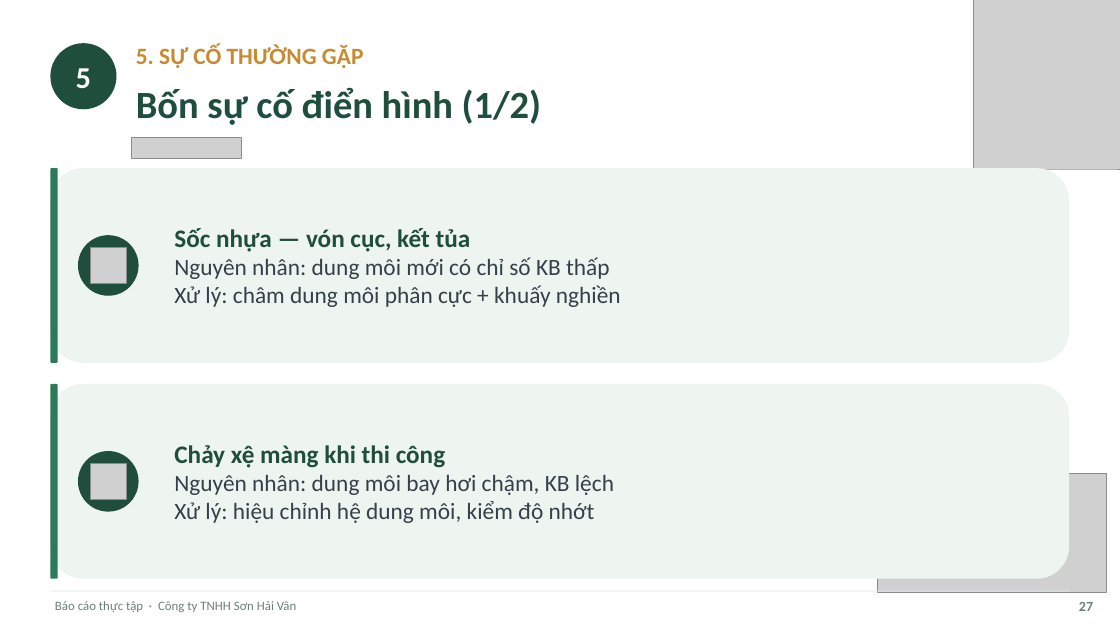
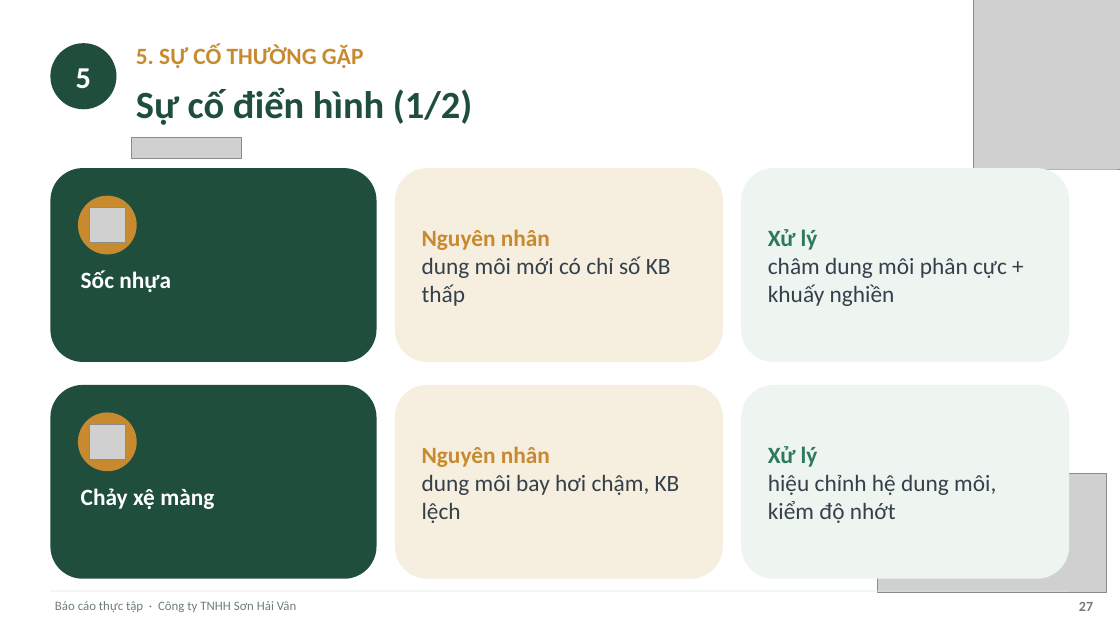
Before and after one commit to tranconcoder/pubic-resources, a slide deck: slide 27 of SuHeo/Báo cáo thực tập - Sơn Hải Vân.pptx. Drawn at 1120x630 pixels with LibreOffice and Linux fonts; fonts in the diff are those of the drawing; grey boxes stand for pictures. Boxes give left, top, right and bottom in pixels: in the first picture for what was removed or moved away, otherwise in the second. Text is boxed around its words. In the diff, an @@ line names an element or a change of style, - is before the commit and + after.

```diff
--- a/SuHeo/Báo cáo thực tập - Sơn Hải Vân.pptx
+++ b/SuHeo/Báo cáo thực tập - Sơn Hải Vân.pptx
@@ text at <box>136,88,472,125</box>: text changed @@
-Bốn sự cố điển hình (1/2)
+Sự cố điển hình (1/2)
@@ rounded rectangle: place and size @@
-rounded rectangle at <box>50,168,1070,363</box>
+rounded rectangle at <box>50,168,376,362</box>
@@ rounded rectangle at <box>50,168,376,362</box>: fill #EEF4F0 to #1F4E3D @@
@@ rounded rectangle removed at <box>50,168,58,363</box> @@
@@ rounded rectangle added at <box>395,168,723,362</box>, fill #F6EEDF @@
@@ rounded rectangle: place and size @@
-rounded rectangle at <box>50,384,58,579</box>
+rounded rectangle at <box>741,168,1069,362</box>
@@ rounded rectangle at <box>741,168,1069,362</box>: fill #2C7A5A to #EEF4F0 @@
@@ 2 pictures, 2 ellipses: place and size @@
-2 pictures, 2 ellipses at <box>78,235,139,512</box>
+2 pictures, 2 ellipses at <box>78,196,137,471</box>
@@ ellipse at <box>78,196,137,255</box>: fill #1F4E3D to #C88A2E @@
@@ text at <box>422,229,671,306</box>: text changed @@
-Sốc nhựa — vón cục, kết tủa
-Nguyên nhân: dung môi mới có chỉ số KB thấp
-Xử lý: châm dung môi phân cực + khuấy nghiền
+Nguyên nhân
+dung môi mới có chỉ số KB thấp
@@ text added at <box>768,229,1007,306</box>, 20 pt, text #34404A @@
+Xử lý
+châm dung môi phân cực + khuấy nghiền
@@ text added at <box>81,270,171,292</box>, 20 pt, text #FFFFFF, bold @@
+Sốc nhựa
@@ rounded rectangle added at <box>50,385,376,579</box>, fill #1F4E3D @@
@@ rounded rectangle: place and size @@
-rounded rectangle at <box>50,384,1070,579</box>
+rounded rectangle at <box>395,385,723,579</box>
@@ rounded rectangle at <box>395,385,723,579</box>: fill #EEF4F0 to #F6EEDF @@
@@ rounded rectangle added at <box>741,385,1069,579</box>, fill #EEF4F0 @@
@@ ellipse at <box>78,413,137,471</box>: fill #1F4E3D to #C88A2E @@
@@ text at <box>422,446,680,523</box>: text changed @@
-Chảy xệ màng khi thi công
-Nguyên nhân: dung môi bay hơi chậm, KB lệch
-Xử lý: hiệu chỉnh hệ dung môi, kiểm độ nhớt
+Nguyên nhân
+dung môi bay hơi chậm, KB lệch
@@ text added at <box>768,446,996,523</box>, 20 pt, text #34404A @@
+Xử lý
+hiệu chỉnh hệ dung môi, kiểm độ nhớt
@@ text added at <box>81,488,214,509</box>, 20 pt, text #FFFFFF, bold @@
+Chảy xệ màng
```
Also in this commit, not shown: 16 other slides changed, 1 other file.
